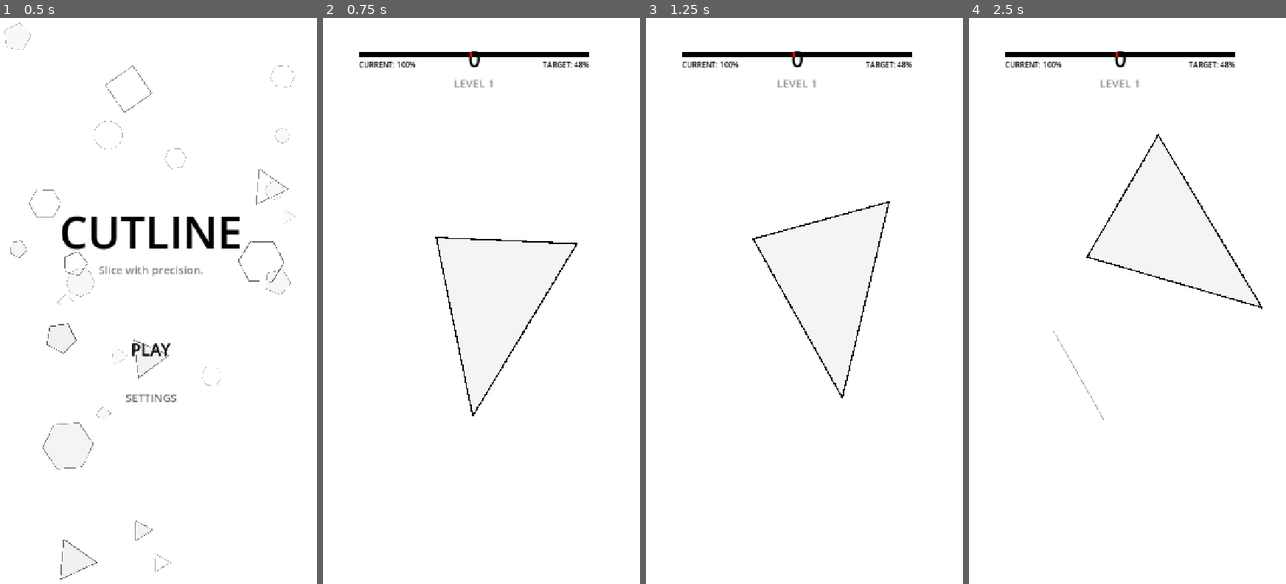
Above: before the commit, frames 1-4 (left to right).
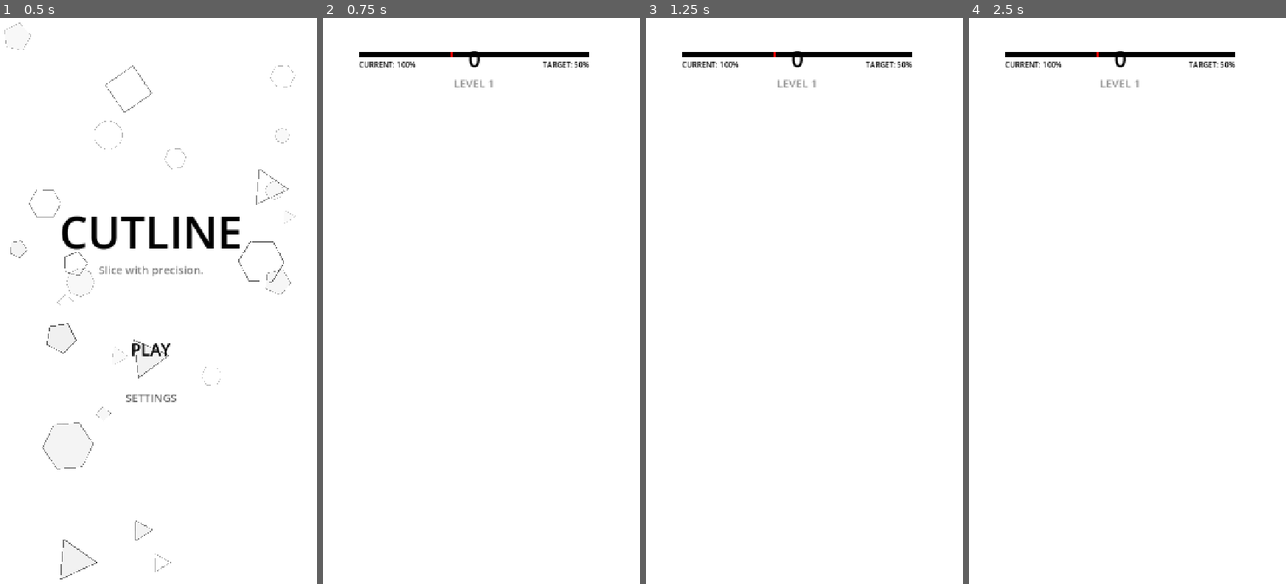
Above: after the commit, the same moments.

Repository: christian759/cutline
Game: Godot game, scene res://scenes/home_screen.tscn
Two runs of this game, one before a commit and one after it. Both use one fixed random seed, a clock stepped at 60 frames per second and the inputs below.
Inputs (mouse positions are in pixels of both pictures, inside the frame that each line leads up to):
- Up to frame 1 (0.5 s): no input
- Up to frame 2 (0.75 s): click "PLAY" at 0.5 s
- Up to frame 3 (1.25 s): no input
- Up to frame 4 (2.5 s): move the mouse to (1194, 272) at 1.27 s; click (1194, 272) at 1.42 s; drag from (1054, 329) to (1102, 419) at 2.02 s

Frame 1 is identical in both runs. In frame 2, 0.4% of the frame differs, in the area x 35-83%, y 6-71%; in frame 3, 0.4%; in frame 4, 0.5%, in the area x 26-93%, y 6-72%.
Error after the commit: Parse Error: Class "Global" hides an autoload singleton. (res://scripts/global.gd:2)

Commit message:
feat: Implement the primary game loop, level progression, slicing mechanics, and associated UI/audio feedback.

Diff:
--- /dev/null
+++ b/scenes/fail_popup.tscn
@@ -0,0 +1,64 @@
+[gd_scene load_steps=2 format=3 uid="uid://be87n5k6m4l3r"]
+
+[ext_resource type="Script" path="res://scripts/fail_popup.gd" id="1_script"]
+
+[node name="FailPopup" type="Control"]
+visible = false
+layout_mode = 3
+anchors_preset = 15
+anchor_right = 1.0
+anchor_bottom = 1.0
+grow_horizontal = 2
+grow_vertical = 2
+pivot_offset = Vector2(360, 640)
+script = ExtResource("1_script")
+
+[node name="Overlay" type="ColorRect" parent="."]
+layout_mode = 1
+anchors_preset = 15
+anchor_right = 1.0
+anchor_bottom = 1.0
+grow_horizontal = 2
+grow_vertical = 2
+color = Color(1, 1, 1, 0.8)
+
+[node name="VBoxContainer" type="VBoxContainer" parent="."]
+layout_mode = 1
+anchors_preset = 8
+anchor_left = 0.5
+anchor_top = 0.5
+anchor_right = 0.5
+anchor_bottom = 0.5
+offset_left = -150.0
+offset_top = -100.0
+offset_right = 150.0
+offset_bottom = 100.0
+grow_horizontal = 2
+grow_vertical = 2
+theme_override_constants/separation = 40
+alignment = 1
+
+[node name="TitleLabel" type="Label" parent="VBoxContainer"]
+layout_mode = 2
+theme_override_colors/font_color = Color(1, 0, 0, 1)
+theme_override_font_sizes/font_size = 48
+text = "OVERSHOT!"
+horizontal_alignment = 1
+
+[node name="HBoxContainer" type="HBoxContainer" parent="VBoxContainer"]
+layout_mode = 2
+theme_override_constants/separation = 20
+alignment = 1
+
+[node name="HomeButton" type="Button" parent="VBoxContainer/HBoxContainer"]
+custom_minimum_size = Vector2(120, 50)
+layout_mode = 2
+text = "HOME"
+
+[node name="ReplayButton" type="Button" parent="VBoxContainer/HBoxContainer"]
+custom_minimum_size = Vector2(120, 50)
+layout_mode = 2
+text = "REPLAY"
+
+[connection signal="pressed" from="VBoxContainer/HBoxContainer/HomeButton" to="." method="_on_home_pressed"]
+[connection signal="pressed" from="VBoxContainer/HBoxContainer/ReplayButton" to="." method="_on_replay_pressed"]
--- a/scenes/game.tscn
+++ b/scenes/game.tscn
@@ -3,6 +3,7 @@
 [ext_resource type="Script" path="res://scripts/game.gd" id="1_script"]
 [ext_resource type="PackedScene" uid="uid://be87n5k6m4l3p" path="res://scenes/game_shape.tscn" id="2_shape_scene"]
 [ext_resource type="Script" path="res://scripts/hud.gd" id="hud_script"]
+[ext_resource type="PackedScene" uid="uid://be87n5k6m4l3r" path="res://scenes/fail_popup.tscn" id="fail_popup_scene"]
 
 [sub_resource type="LabelSettings" id="LabelSettings_score"]
 font_size = 48
@@ -133,3 +134,13 @@
 theme_override_colors/font_color = Color(0, 0, 0, 1)
 text = "TARGET: 50%"
 horizontal_alignment = 2
+
+[node name="FailPopup" parent="CanvasLayer" instance=ExtResource("fail_popup_scene")]
+layout_mode = 1
+
+[node name="MusicPlayer" type="AudioStreamPlayer" parent="."]
+autoplay = true
+
+[node name="SFXSlice" type="AudioStreamPlayer" parent="."]
+
+[node name="SFXFail" type="AudioStreamPlayer" parent="."]
--- /dev/null
+++ b/scenes/level_button.tscn
@@ -0,0 +1,88 @@
+[gd_scene load_steps=2 format=3 uid="uid://be87n5k6m4l3q"]
+
+[ext_resource type="Script" path="res://scripts/level_button.gd" id="1_script"]
+
+[node name="LevelButton" type="Button"]
+custom_minimum_size = Vector2(120, 120)
+offset_right = 120.0
+offset_bottom = 120.0
+pivot_offset = Vector2(60, 60)
+flat = true
+script = ExtResource("1_script")
+
+[node name="BG" type="ColorRect" parent="."]
+show_behind_parent = true
+layout_mode = 1
+anchors_preset = 15
+anchor_right = 1.0
+anchor_bottom = 1.0
+grow_horizontal = 2
+grow_vertical = 2
+mouse_filter = 2
+color = Color(0, 0, 0, 0.05)
+
+[node name="LevelLabel" type="Label" parent="."]
+layout_mode = 1
+anchors_preset = 8
+anchor_left = 0.5
+anchor_top = 0.5
+anchor_right = 0.5
+anchor_bottom = 0.5
+offset_left = -20.0
+offset_top = -25.0
+offset_right = 20.0
+offset_bottom = 2.0
+grow_horizontal = 2
+grow_vertical = 2
+theme_override_colors/font_color = Color(0, 0, 0, 1)
+theme_override_font_sizes/font_size = 32
+text = "1"
+horizontal_alignment = 1
+
+[node name="StarContainer" type="HBoxContainer" parent="."]
+layout_mode = 1
+anchors_preset = 7
+anchor_left = 0.5
+anchor_top = 1.0
+anchor_right = 0.5
+anchor_bottom = 1.0
+offset_left = -30.0
+offset_top = -40.0
+offset_right = 30.0
+offset_bottom = -10.0
+grow_horizontal = 2
+grow_vertical = 0
+alignment = 1
+
+[node name="Star1" type="Label" parent="StarContainer"]
+layout_mode = 2
+text = "⭐"
+
+[node name="Star2" type="Label" parent="StarContainer"]
+layout_mode = 2
+text = "⭐"
+
+[node name="Star3" type="Label" parent="StarContainer"]
+layout_mode = 2
+text = "⭐"
+
+[node name="LockIcon" type="Label" parent="."]
+visible = false
+layout_mode = 1
+anchors_preset = 8
+anchor_left = 0.5
+anchor_top = 0.5
+anchor_right = 0.5
+anchor_bottom = 0.5
+offset_left = -20.0
+offset_top = -11.5
+offset_right = 20.0
+offset_bottom = 11.5
+grow_horizontal = 2
+grow_vertical = 2
+theme_override_colors/font_color = Color(0, 0, 0, 1)
+text = "🔒"
+horizontal_alignment = 1
+
+[connection signal="mouse_entered" from="." to="." method="_on_mouse_entered"]
+[connection signal="mouse_exited" from="." to="." method="_on_mouse_exited"]
--- /dev/null
+++ b/scenes/level_selection.tscn
@@ -0,0 +1,75 @@
+[gd_scene load_steps=3 format=3 uid="uid://be87n5k6m4l3s"]
+
+[ext_resource type="Script" path="res://scripts/level_selection.gd" id="1_script"]
+[ext_resource type="PackedScene" uid="uid://be87n5k6m4l3q" path="res://scenes/level_button.tscn" id="2_button_scene"]
+
+[node name="LevelSelection" type="Control"]
+layout_mode = 3
+anchors_preset = 15
+anchor_right = 1.0
+anchor_bottom = 1.0
+grow_horizontal = 2
+grow_vertical = 2
+script = ExtResource("1_script")
+
+[node name="Background" type="ColorRect" parent="."]
+layout_mode = 1
+anchors_preset = 15
+anchor_right = 1.0
+anchor_bottom = 1.0
+grow_horizontal = 2
+grow_vertical = 2
+
+[node name="Title" type="Label" parent="."]
+layout_mode = 1
+anchors_preset = 5
+anchor_left = 0.5
+anchor_right = 0.5
+offset_left = -150.0
+offset_top = 100.0
+offset_right = 150.0
+offset_bottom = 167.0
+grow_horizontal = 2
+theme_override_colors/font_color = Color(0, 0, 0, 1)
+theme_override_font_sizes/font_size = 48
+text = "LEVELS"
+horizontal_alignment = 1
+
+[node name="ScrollContainer" type="ScrollContainer" parent="."]
+layout_mode = 1
+anchors_preset = 8
+anchor_left = 0.5
+anchor_top = 0.5
+anchor_right = 0.5
+anchor_bottom = 0.5
+offset_left = -300.0
+offset_top = -400.0
+offset_right = 300.0
+offset_bottom = 400.0
+grow_horizontal = 2
+grow_vertical = 2
+horizontal_scroll_mode = 0
+
+[node name="GridContainer" type="GridContainer" parent="ScrollContainer"]
+layout_mode = 2
+size_flags_horizontal = 3
+theme_override_constants/h_separation = 30
+theme_override_constants/v_separation = 30
+columns = 4
+
+[node name="BackButton" type="Button" parent="."]
+layout_mode = 1
+anchors_preset = 7
+anchor_left = 0.5
+anchor_top = 1.0
+anchor_right = 0.5
+anchor_bottom = 1.0
+offset_left = -100.0
+offset_top = -150.0
+offset_right = 100.0
+offset_bottom = -100.0
+grow_horizontal = 2
+grow_vertical = 0
+text = "BACK"
+
+[connection signal="pressed" from="BackButton" to="." method="_on_back_pressed"]
--- a/scripts/game.gd
+++ b/scripts/game.gd
@@ -7,8 +7,13 @@
 @onready var shape_container = $ShapeContainer
 @onready var cut_line_visual = $CanvasLayer/CutLineVisual
 @onready var hud = $CanvasLayer/HUD
+@onready var fail_popup = $CanvasLayer/FailPopup
 @onready var score_label = $CanvasLayer/HUD/ScoreLabel
 @onready var level_label = $CanvasLayer/HUD/LevelLabel
+
+@onready var music_player = $MusicPlayer
+@onready var sfx_slice = $SFXSlice
+@onready var sfx_fail = $SFXFail
 
 var current_shape: Node2D = null
 var is_dragging := false
@@ -105,6 +110,7 @@
 	var result = current_shape.apply_slice(start, end)
 
 	if result == current_shape.CutResult.SUCCESS:
+		sfx_slice.play()
 		spawn_cut_fx(start, end)
 		check_progress()
 	elif result == current_shape.CutResult.HIT_BALL:
@@ -187,8 +193,7 @@
 
 func fail_game(reason: String):
 	game_over = true
-	level_label.text = reason
-	level_label.modulate = Color.RED
+	sfx_fail.play()
 
 	shake_screen(15.0)
 
@@ -197,8 +202,8 @@
 	tween.tween_property(current_shape, "scale", Vector2.ZERO, 0.4).set_trans(Tween.TRANS_BACK).set_ease(Tween.EASE_IN)
 	tween.parallel().tween_property(current_shape, "modulate", Color.RED, 0.4)
 
-	await get_tree().create_timer(1.5).timeout
-	get_tree().change_scene_to_file("res://scenes/home_screen.tscn")
+	await get_tree().create_timer(1.0).timeout
+	fail_popup.setup(reason)
 
 func shake_screen(intensity: float):
 	var tween = create_tween()
--- a/scripts/global.gd
+++ b/scripts/global.gd
@@ -1,4 +1,5 @@
 extends Node
+class_name Global
 
 var unlocked_levels := 1
 var high_score := 0
